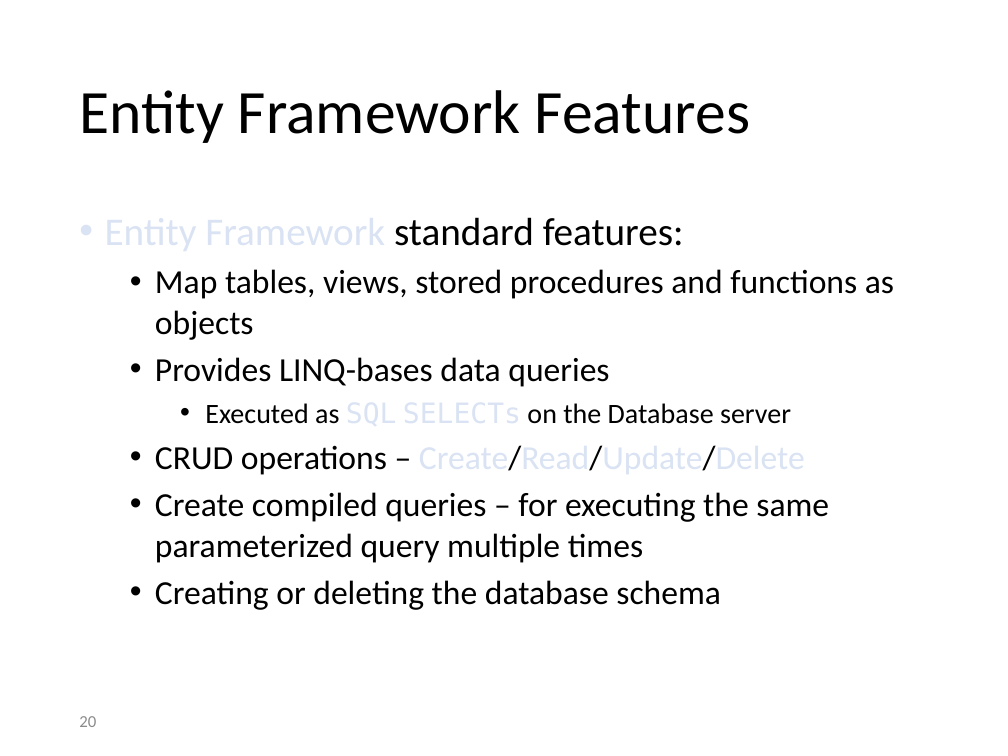
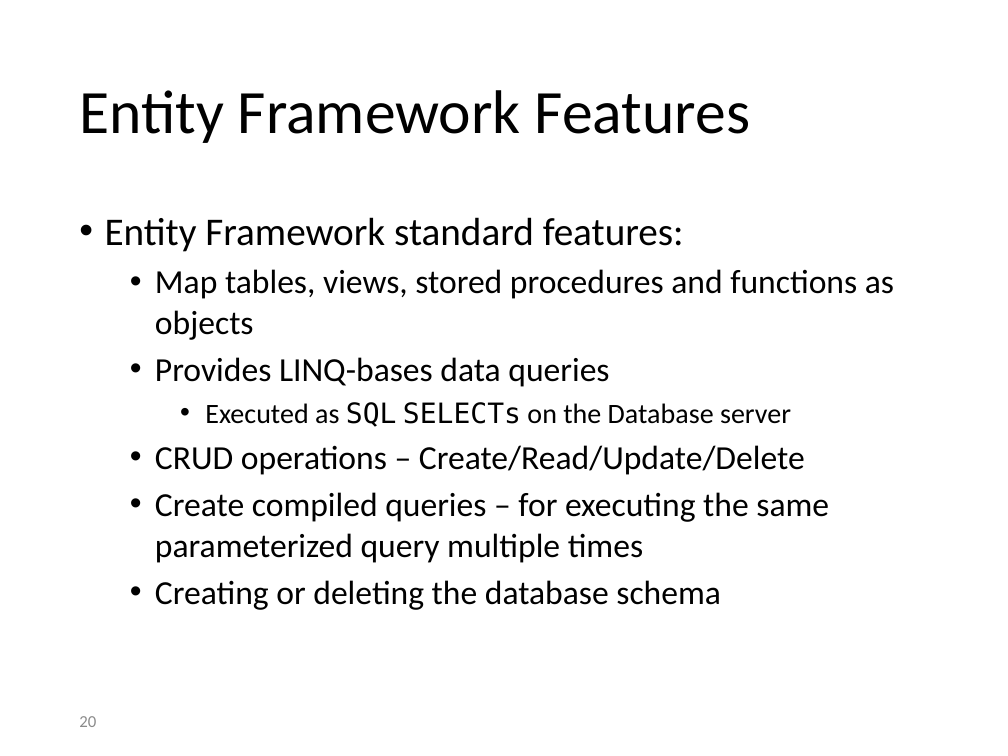
Before and after one commit to SeamlessThingies-Learn-DotNet3Day/DotNetProgramming, a slide deck: slide 20 of Slides/EF/1 - Introduction to EF.pptx. Drawn at 1008x756 pixels with LibreOffice and Linux fonts; fonts in the diff are those of the drawing. Boxes give left, top, right and bottom in pixels: in the first picture for what was removed or moved away, otherwise in the second. Text is boxed around its words. In the diff, an @@ line names an element or a change of style, - is before the commit and + after.

```diff
--- a/Slides/EF/1 - Introduction to EF.pptx
+++ b/Slides/EF/1 - Introduction to EF.pptx
@@ text at bbox=[105, 217, 805, 475]: text colour #DAE3F3 to #000000 in "Entity Framework", "SQL SELECTs", "Create/Read/Update/Delete" @@
```
Also in this commit, not shown: 11 other slides changed, 1 slide added, 15 slides removed, 11 other files.
